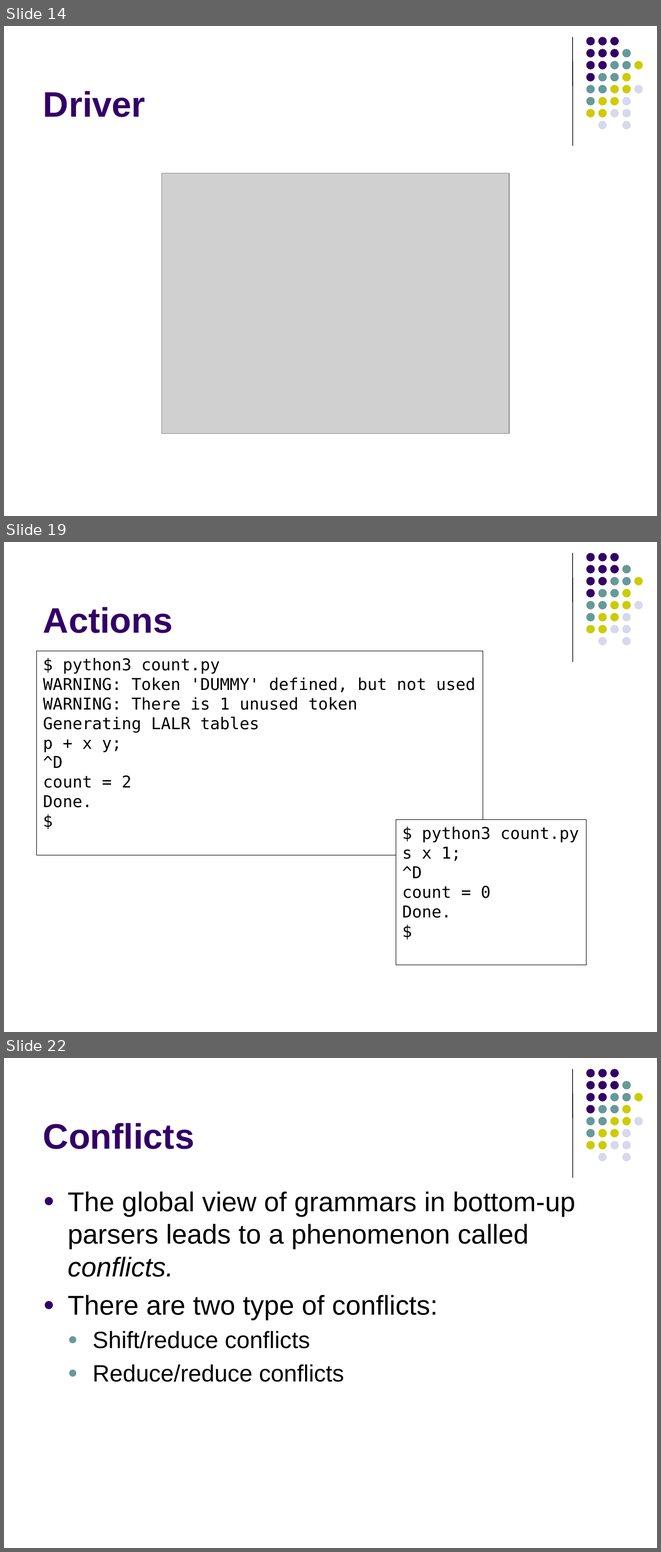
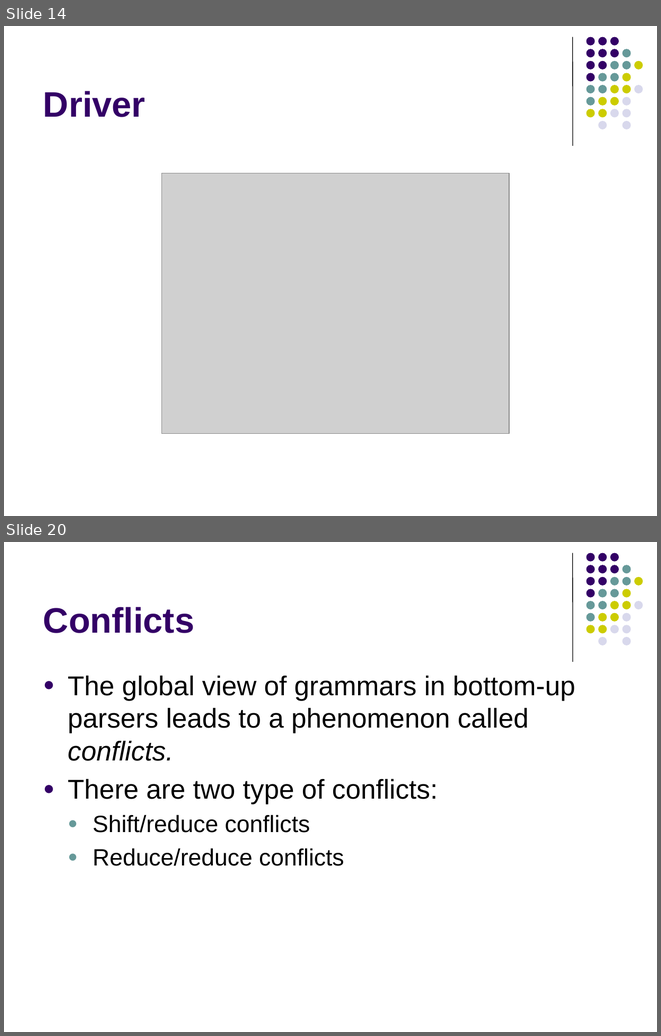
Before and after one commit to lutzhamel/CSC402, a slide deck: notes/csc402-ln021.pptx. Shown one above the other, each under a label of ours: slides 14, 19 and 22 before the commit, slides 14 and 20 after it; the slides between them are not shown. The pictures are 661x1552 and 661x1036 pixels, drawn with LibreOffice and Linux fonts; fonts in the diff are those of the drawing; grey boxes stand for pictures. Boxes give left, top, right and bottom in pixels: in the first picture for what was removed or moved away, otherwise in the second. Text is boxed around its words. In the diff, an @@ line names an element or a change of style, - is before the commit and + after.

```diff
--- a/notes/csc402-ln021.pptx
+++ b/notes/csc402-ln021.pptx
@@ slide 19 removed at [4,542,657,1032], background #FFFFFF; not listed: 32 template elements that a slide beside it also shows @@
@@ title removed at [43,607,173,633] @@
-Actions
@@ rectangle removed at [37,651,483,855] @@
-$ python3 count.py
-WARNING: Token 'DUMMY' defined, but not used
-WARNING: There is 1 unused token
-Generating LALR tables
-p + x y;
-^D
-count = 2
-Done.
-$
@@ rectangle removed at [396,820,586,964] @@
-$ python3 count.py
-s x 1;
-^D
-count = 0
-Done.
-$
@@ what was slide 22 is now slide 20 @@
```
Also in this commit, not shown: 5 slides changed, 3 slides added, 4 other slides removed, 1 other file.
